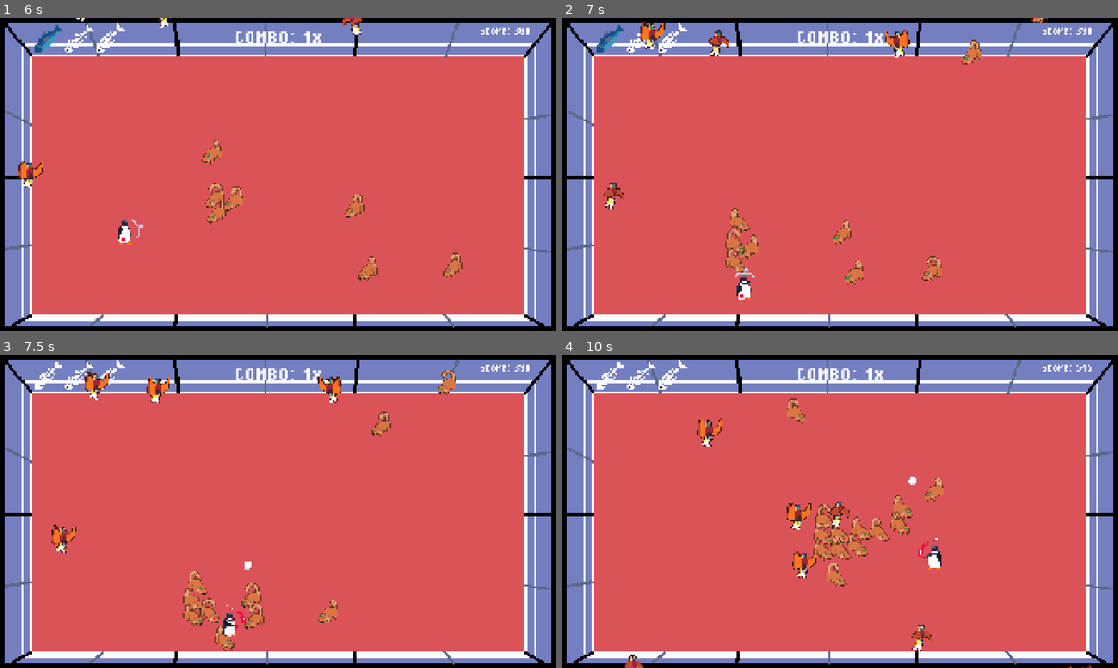
Above: before the commit, frames 1-4 (two rows, left to right).
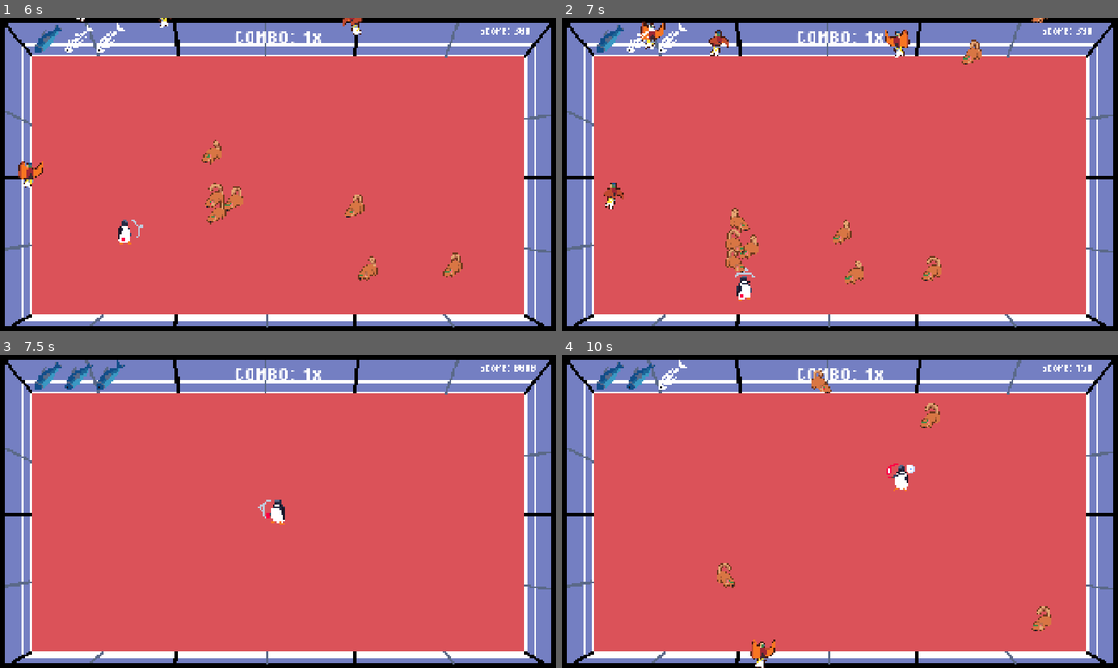
Above: after the commit, the same moments.

Repository: NicholasNg380/PING
Game: Godot game, scene res://scenes/mainScenes/start_screen.tscn
Two runs of this game, one before a commit and one after it. Both use one fixed random seed, a clock stepped at 60 frames per second and the inputs below. The engine's default icon, where the game draws it, is replaced by a stand-in: a white triangle on a blue panel in a dark square.
Inputs (mouse positions are in pixels of both pictures, inside the frame that each line leads up to):
- Up to frame 1 (6 s): tap Enter at 0.5 s; move the mouse to (400, 158) at 0.52 s; hold D (right) 0.53-1.25 s; tap Space (hit) at 0.6, 2 s; tap 1 at 0.8, 2.1 s; click (289, 215) at 1.25 s; move the mouse to (166, 190) at 2.02 s; hold S (down) 2.03-2.78 s; tap 2 at 2.3, 2.85 s; move the mouse to (333, 105) at 2.77 s; hold D (right) 2.78-3.53 s; tap 3 at 3.05, 3.6 s; move the mouse to (250, 237) at 3.52 s; hold W (up) 3.53-4.28 s; tap 4 at 3.8, 4.35 s; move the mouse to (444, 221) at 4.27 s; hold A (left) 4.28-5.78 s; tap 5 at 4.55, 5.1 s; move the mouse to (111, 127) at 5.02 s; tap 6 at 5.3, 5.85 s; move the mouse to (305, 174) at 5.77 s; hold S (down) from 5.78 s (still down)
- Up to frame 2 (7 s): tap 7 at 6.05, 6.6 s; move the mouse to (756, 96) at 6.52 s; release S (down) at 6.53 s; hold D (right) from 6.53 s (still down); tap 8 at 6.8 s
- Up to frame 3 (7.5 s): release D (right) at 7.25 s; click (272, 508) at 7.27 s
- Up to frame 4 (10 s): move the mouse to (962, 495) at 8.02 s; hold W (up) 8.03-8.78 s; tap 8 at 8.1 s; tap 9 at 8.3, 8.85 s; move the mouse to (728, 527) at 8.77 s; hold D (right) 8.78-9.53 s; tap 0 at 9.05, 9.6 s; move the mouse to (895, 442) at 9.52 s; hold S (down) from 9.53 s (still down); tap Space (hit) at 9.8 s

Frame 1 is identical in both runs. In frame 2, less than 0.1% of the frame differs, in the area x 14-17%, y 2-7%; in frame 3, 3.4%; in frame 4, 4.8%, in the area x 6-96%, y 2-100%.

Commit message:
Fixed ui things and added ful l game functionality

Diff:
--- a/scenes/mainScenes/Game.tscn
+++ b/scenes/mainScenes/Game.tscn
@@ -7,6 +7,7 @@
 [ext_resource type="FontFile" uid="uid://bffxar07whxsc" path="res://assets/pixel_operator/PixelOperator-Bold.ttf" id="5_ekv5x"]
 [ext_resource type="PackedScene" uid="uid://d0xnt1gn2xwc5" path="res://scenes/objects/health_bar.tscn" id="6_83o3o"]
 [ext_resource type="PackedScene" uid="uid://bahcf75l5vwy5" path="res://scenes/mainScenes/death_screen.tscn" id="7_1mgfw"]
+[ext_resource type="PackedScene" uid="uid://b12hk70caua6a" path="res://scenes/mainScenes/win_game_screen.tscn" id="8_amdau"]
 
 [sub_resource type="Curve2D" id="Curve2D_qbsmt"]
 _data = {
@@ -40,6 +41,7 @@
 [node name="Camera2D" type="Camera2D" parent="." unique_id=1918275279]
 
 [node name="UpgradeUI" parent="." unique_id=2110234102 instance=ExtResource("3_cpr0p")]
+z_index = 2
 anchors_preset = 8
 anchor_left = 0.5
 anchor_top = 0.5
@@ -73,12 +75,28 @@
 text = "COMBO: 1x"
 
 [node name="HealthBar" parent="." unique_id=711747170 instance=ExtResource("6_83o3o")]
+z_index = 1
 offset_bottom = -418.0
 
 [node name="DeathScreen" parent="." unique_id=663415795 instance=ExtResource("7_1mgfw")]
-visible = false
+z_index = 2
+offset_left = -958.0
+offset_top = -556.0
+offset_right = 970.0
+offset_bottom = 523.0
+metadata/_edit_use_anchors_ = true
 
+[node name="WinGameScreen" parent="." unique_id=1968487832 instance=ExtResource("8_amdau")]
+z_index = 2
+offset_left = -964.0
+offset_top = -546.0
+offset_right = -958.0
+offset_bottom = -546.0
+
+[connection signal="game_over" from="Player" to="." method="_on_player_game_over"]
 [connection signal="increase_combo" from="Player" to="." method="_on_player_increase_combo"]
 [connection signal="reset_combo" from="Player" to="." method="_on_player_reset_combo"]
 [connection signal="update_score" from="Player" to="." method="_on_player_update_score"]
 [connection signal="timeout" from="GameController/SpawnTimer" to="." method="_on_timer_timeout"]
+[connection signal="refresh_health" from="UpgradeUI" to="." method="_on_upgrade_ui_refresh_health"]
+[connection signal="restart" from="DeathScreen" to="." method="_on_death_screen_restart"]
--- a/scenes/mainScenes/UpgradeScreen.tscn
+++ b/scenes/mainScenes/UpgradeScreen.tscn
@@ -1,6 +1,7 @@
 [gd_scene format=3 uid="uid://cufenlfm85bbc"]
 
 [ext_resource type="Script" uid="uid://cfd6kl7taeyrm" path="res://scripts/controllers/upgrade_screen.gd" id="1_nlo6w"]
+[ext_resource type="Texture2D" uid="uid://br5kkfx53bkea" path="res://assets/sprites/ui/refersh_health.png" id="2_50y8g"]
 
 [node name="UpgradeUI" type="Control" unique_id=61529160]
 process_mode = 3
@@ -21,19 +22,24 @@
 
 [node name="ColorRect" type="ColorRect" parent="." unique_id=494949557]
 layout_mode = 0
-offset_left = 106.0
-offset_top = 74.0
-offset_right = 1863.0
-offset_bottom = 955.0
-color = Color(0.37254903, 0.37254903, 0.37254903, 0.7372549)
+offset_left = 6.0
+offset_top = 8.0
+offset_right = 1937.0
+offset_bottom = 1085.0
+color = Color(0.2992, 0.31756002, 0.34, 0.69411767)
 
-[node name="Confirm" type="Button" parent="." unique_id=971335383]
-layout_mode = 0
-offset_left = 760.0
-offset_top = 700.0
-offset_right = 1160.0
-offset_bottom = 800.0
-text = "Confirm"
+[node name="Refresh Health" type="Button" parent="." unique_id=971335383]
+layout_mode = 1
+anchors_preset = -1
+anchor_right = 0.5
+anchor_bottom = 0.721
+offset_left = 817.0
+offset_top = 738.0
+offset_right = 148.82349
+offset_bottom = 80.32001
+icon = ExtResource("2_50y8g")
+icon_alignment = 1
+expand_icon = true
 
 [node name="Upgrade1" type="TextureButton" parent="." unique_id=412173396]
 layout_mode = 0
@@ -90,7 +96,8 @@
 text = "Upgrade 1"
 horizontal_alignment = 1
 
-[connection signal="pressed" from="Confirm" to="." method="_on_confirm_pressed"]
+[connection signal="pressed" from="Refresh Health" to="." method="_on_refresh_health_pressed"]
+[connection signal="pressed" from="Refresh Health" to="." method="_on_confirm_pressed"]
 [connection signal="button_up" from="Upgrade1" to="." method="_on_upgrade_1_button_up"]
 [connection signal="button_up" from="Upgrade2" to="." method="_on_upgrade_2_button_up"]
 [connection signal="button_up" from="Upgrade3" to="." method="_on_upgrade_3_button_up"]
--- /dev/null
+++ b/scenes/mainScenes/death_screen.gd
@@ -0,0 +1,20 @@
+extends Control
+signal restart
+
+func _ready() -> void:
+	self.visible = false
+	pass
+
+func be_visible():
+	self.visible = true
+
+func set_label(score):
+	$Label.text = "You Died!\n\nYour Score was: %s" % [(str(score))]
+
+func _on_exit_button_pressed() -> void:
+	#restart.emit()
+	pass
+
+func _on_retry_button_button_up() -> void:
+	print("d")
+	restart.emit()
--- a/scenes/mainScenes/death_screen.tscn
+++ b/scenes/mainScenes/death_screen.tscn
@@ -1,21 +1,24 @@
 [gd_scene format=3 uid="uid://bahcf75l5vwy5"]
 
 [ext_resource type="FontFile" uid="uid://kunxlfww8xwl" path="res://assets/pixel_operator/PixelOperator8-Bold.ttf" id="1_3l542"]
+[ext_resource type="Script" uid="uid://clbygal1ou1yq" path="res://scenes/mainScenes/death_screen.gd" id="1_16ai1"]
 [ext_resource type="Texture2D" uid="uid://bqv3jmiwxhxbe" path="res://assets/sprites/ui/exit_button.png" id="2_hxhee"]
 [ext_resource type="Texture2D" uid="uid://drddi47y2i3l3" path="res://assets/sprites/ui/retry_button.png" id="3_r4yk6"]
 
 [sub_resource type="StyleBoxFlat" id="StyleBoxFlat_hxhee"]
-bg_color = Color(0, 0, 0, 0.5176471)
+bg_color = Color(0, 0, 0, 0.76862746)
 
 [sub_resource type="StyleBoxEmpty" id="StyleBoxEmpty_16ai1"]
 
 [sub_resource type="StyleBoxEmpty" id="StyleBoxEmpty_d651b"]
 
 [node name="DeathScreen" type="Control" unique_id=663415795]
+process_mode = 2
 layout_mode = 3
 anchors_preset = 0
-offset_right = 40.0
-offset_bottom = 40.0
+offset_right = 1928.0
+offset_bottom = 1079.0
+script = ExtResource("1_16ai1")
 
 [node name="Panel" type="Panel" parent="." unique_id=117695567]
 layout_mode = 0
@@ -33,7 +36,7 @@
 theme_override_font_sizes/font_size = 64
 text = "You Died!
 
-Your High Score was: "
+Your Score was: "
 horizontal_alignment = 1
 
 [node name="TextureButton" type="TextureButton" parent="." unique_id=1262078062]
@@ -50,18 +53,22 @@
 layout_mode = 0
 offset_left = 668.0
 offset_top = 751.0
-offset_right = 1267.0
+offset_right = 1181.0
 offset_bottom = 947.0
 theme_override_styles/normal = SubResource("StyleBoxEmpty_16ai1")
 icon = ExtResource("2_hxhee")
 expand_icon = true
 
-[node name="ExitButton2" type="Button" parent="." unique_id=884954599]
+[node name="RetryButton" type="Button" parent="." unique_id=884954599]
 layout_mode = 0
 offset_left = 676.0
 offset_top = 451.0
-offset_right = 1275.0
+offset_right = 1187.0
 offset_bottom = 647.0
 theme_override_styles/normal = SubResource("StyleBoxEmpty_d651b")
 icon = ExtResource("3_r4yk6")
 expand_icon = true
+
+[connection signal="pressed" from="ExitButton" to="." method="_on_exit_button_pressed"]
+[connection signal="button_up" from="RetryButton" to="." method="_on_retry_button_button_up"]
+[connection signal="pressed" from="RetryButton" to="." method="_on_retry_button_pressed"]
--- /dev/null
+++ b/scenes/mainScenes/win_game_screen.gd
@@ -0,0 +1,9 @@
+extends Control
+
+
+# Called when the node enters the scene tree for the first time.
+func _ready() -> void:
+	visible = false
+
+func change_score(score):
+	$Label2.text = "Score: %s" % [(str(score))]
--- /dev/null
+++ b/scenes/mainScenes/win_game_screen.tscn
@@ -0,0 +1,62 @@
+[gd_scene format=3 uid="uid://b12hk70caua6a"]
+
+[ext_resource type="Script" uid="uid://c7ulfls4fqr01" path="res://scenes/mainScenes/win_game_screen.gd" id="1_wws0c"]
+[ext_resource type="Texture2D" uid="uid://b3wwp8vx4fawq" path="res://assets/sprites/penguin/penguin_hit_left.png" id="2_0tuva"]
+[ext_resource type="FontFile" uid="uid://csh3bhx0uknk5" path="res://assets/pixel_operator/PixelOperatorMonoHB8.ttf" id="3_yo202"]
+
+[node name="WinGameScreen" type="Control" unique_id=1968487832]
+layout_mode = 3
+anchor_right = 1.0
+anchor_bottom = 1.013
+offset_right = 6.0
+offset_bottom = -0.040039063
+script = ExtResource("1_wws0c")
+
+[node name="ColorRect" type="ColorRect" parent="." unique_id=1491123995]
+layout_mode = 0
+offset_right = 1960.0
+offset_bottom = 1098.0
+color = Color(0.58787256, 0.67319804, 0.9040259, 1)
+
+[node name="TextureRect" type="TextureRect" parent="." unique_id=422116889]
+layout_mode = 0
+offset_left = -158.0
+offset_top = -6.0
+offset_right = 930.0
+offset_bottom = 1082.0
+texture = ExtResource("2_0tuva")
+expand_mode = 5
+flip_h = true
+
+[node name="TextureRect2" type="TextureRect" parent="." unique_id=581537417]
+layout_mode = 0
+offset_left = 862.0
+offset_top = -6.0
+offset_right = 1950.0
+offset_bottom = 1082.0
+texture = ExtResource("2_0tuva")
+expand_mode = 5
+
+[node name="Label" type="Label" parent="." unique_id=528034922]
+layout_mode = 0
+offset_left = 534.0
+offset_top = 284.0
+offset_right = 1254.0
+offset_bottom = 551.0
+theme_override_fonts/font = ExtResource("3_yo202")
+theme_override_font_sizes/font_size = 40
+text = "You Won!!
+Congratulations!!!"
+horizontal_alignment = 1
+
+[node name="Label2" type="Label" parent="." unique_id=43691578]
+layout_mode = 0
+offset_left = 578.0
+offset_top = 700.0
+offset_right = 1298.0
+offset_bottom = 967.0
+theme_override_fonts/font = ExtResource("3_yo202")
+theme_override_font_sizes/font_size = 40
+text = "Score:
+"
+horizontal_alignment = 1
--- a/scripts/controllers/game_controller.gd
+++ b/scripts/controllers/game_controller.gd
@@ -2,7 +2,7 @@
 
 var remaining_possums = 0
 var remaining_birds = 0
-
+@onready var death_screen = $DeathScreen
 var enemy_speed_multiplier: float = 1.0
 
 var spawn_timer = 0.0
@@ -87,6 +87,10 @@
 func start_level(level_id):
 	if (level_id != 1):
 		increase_score(NEXT_STAGE_SCORE)
+	elif (level_id > 10):
+		$WinGameScreen.visible = true
+		$WinGameScreen.change_score(current_score)
+		get_tree().paused = true
 	current_level = level_id
 	var data = levels[level_id]
 
@@ -114,6 +118,21 @@
 	$UpgradeUI.turn_on()
 
 	get_tree().paused = true
+
+func _on_upgrade_ui_refresh_health() -> void:
+	$Player.refersh_health()
+	state = GameState.UPGRADES
+
+	$UpgradeUI.turn_off()
+
+	get_tree().paused = false
+
+	await get_tree().process_frame
+
+	state = GameState.PLAYING
+	wave_finished = false
+
+	start_next_level()
 
 func _on_upgrade_selected(upgrade):
 	state = GameState.UPGRADES
@@ -177,6 +196,15 @@
 	current_score += score * combo
 	scoreCard.text = "Score: %s" % [str(current_score)]
 
+func game_over():
+	death_screen.be_visible()
+	death_screen.set_label(current_score)
+	spawn_timer = 0.0
+	get_tree().paused = true
+
+func restart():
+	get_tree().paused = false
+	get_tree().reload_current_scene()
 
 func _on_player_update_score(score) -> void:
 	increase_score(score)
@@ -191,3 +219,11 @@
 
 func update_combo_text():
 	comboCard.text = "COMBO: %sx" % [str(combo)]
+
+
+func _on_player_game_over() -> void:
+	game_over()
+
+
+func _on_death_screen_restart() -> void:
+	restart()
--- a/scripts/controllers/upgrade_screen.gd
+++ b/scripts/controllers/upgrade_screen.gd
@@ -2,6 +2,7 @@
 
 signal upgrade_selected(upgrade_entry: Dictionary)
 signal added_upgrade()
+signal refresh_health
 
 var player = preload("res://scripts/playerScripts/player.gd")
 
@@ -38,8 +39,6 @@
 	button1.texture_normal = load(chosen[0]["asset_loc"])
 	button1.get_child(0).text = chosen[0]["description"]
 
-	print("SEE: ")
-	print(chosen[1])
 	button2.texture_normal = load(chosen[1]["asset_loc"])
 	button2.get_child(0).text = chosen[1]["description"]
 
@@ -68,7 +67,6 @@
 	upgrade_selected.emit(chosen[2])
 	turn_off()
 
-func _on_confirm_pressed() -> void:
-	var random_upgrade = chosen.pick_random()
-	upgrade_selected.emit(random_upgrade)
+func _on_refresh_health_pressed() -> void:
+	refresh_health.emit()
 	turn_off()
--- a/scripts/playerScripts/player.gd
+++ b/scripts/playerScripts/player.gd
@@ -52,6 +52,7 @@
 signal update_stats
 signal dashed
 
+signal game_over
 signal update_score(score: int)
 signal reset_combo
 signal increase_combo
@@ -91,9 +92,15 @@
 	if health <= 0:
 		pass
 
+func refersh_health():
+	health = max_health
+	health_bar.update_health(health)
+
 func take_player_damage():
 	health -= 1
 	health_bar.update_health(health)
+	if (health <= 0):
+		game_over.emit()
 
 func _movement(delta: float) -> void:
 	var input = Vector2(
@@ -168,6 +175,7 @@
 		ball_damage_multi += stat
 	if name == "Max Hp":
 		max_health += stat
+		health = max_health
 		health_bar.change_max(max_health)
 	if name == "Ball Speed":
 		ball_speed_multi += stat
Binary file added: assets/sprites/ui/refersh_health.png
Not shown, added: assets/sprites/ui/refersh_health.png.import
Not shown, added: scenes/mainScenes/death_screen.gd.uid
Not shown, added: scenes/mainScenes/win_game_screen.gd.uid
